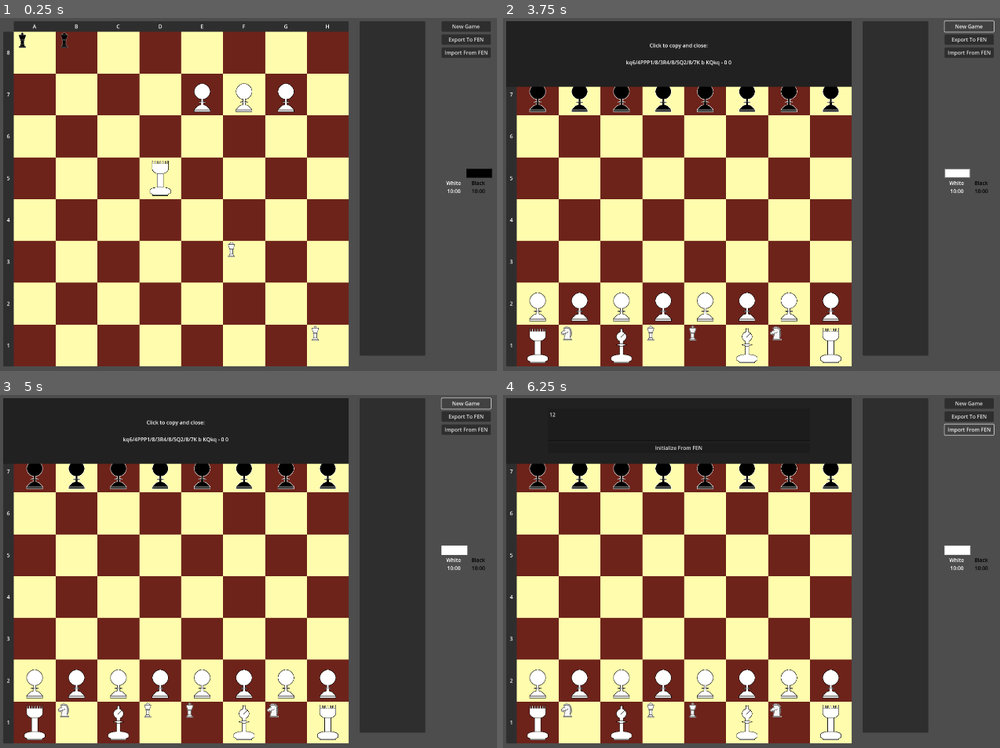
Above: before the commit, frames 1-4 (two rows, left to right).
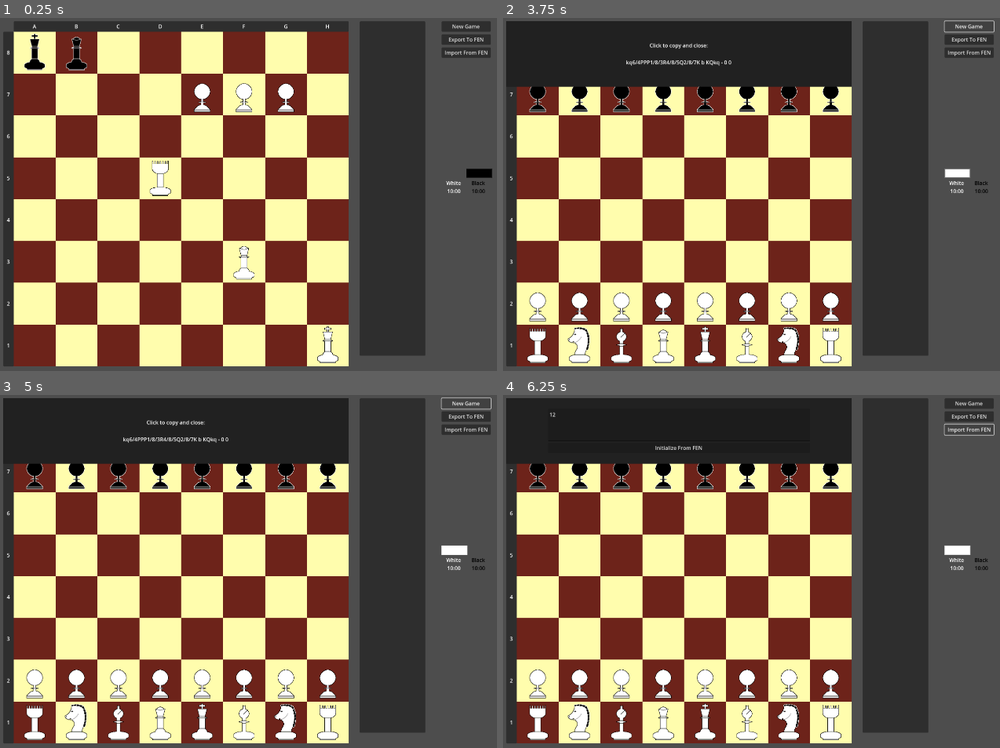
Above: after the commit, the same moments.

Repository: jsmrcina/gchess
Game: Godot game, scene res://scenes/main.tscn
Two runs of this game, one before a commit and one after it. Both use one fixed random seed, a clock stepped at 60 frames per second and the inputs below.
Inputs (mouse positions are in pixels of both pictures, inside the frame that each line leads up to):
- Up to frame 1 (0.25 s): no input
- Up to frame 2 (3.75 s): click "Export To FEN" at 0.5 s; click "Import From FEN" at 1.25 s; click (676, 49) at 2.02 s; type "12" at 2.1 s; click "Initialize From FEN" at 2.75 s; click "New Game" at 3.5 s
- Up to frame 3 (5 s): click "New Game" at 4.25 s
- Up to frame 4 (6.25 s): click "Export To FEN" at 5 s; click "Import From FEN" at 5.75 s

The runs differ from the first frame. In frame 1, 1.0% of the frame differs, in the area x 3-69%, y 4-98%; in frame 2, 1.3%, in the area x 11-60%, y 87-98%; in frame 3, 1.3%; in frame 4, 1.3%.

Commit message:
Add moving piece animations, a few new graphics, clean up tile markers a bit

Diff:
--- a/entities/tile_marker.gd
+++ b/entities/tile_marker.gd
@@ -6,7 +6,7 @@
 	color = c
 
 func _draw():
-	draw_rect(Rect2(0, 0, Constants.TILE_WIDTH, Constants.TILE_WIDTH), color, true, 0)
+	draw_rect(Rect2(10, 10, Constants.TILE_WIDTH - 20, Constants.TILE_WIDTH - 20), color, true, 0)
 
 # Called when the node enters the scene tree for the first time.
 func _ready():
--- a/scenes/main.tscn
+++ b/scenes/main.tscn
@@ -1,7 +1,7 @@
 [gd_scene load_steps=12 format=3 uid="uid://cbmvjf3ejtrbg"]
 
 [ext_resource type="Script" path="res://systems/MainGame.gd" id="1_r2qtu"]
-[ext_resource type="Script" path="res://scenes/Tiles.gd" id="1_whl31"]
+[ext_resource type="Script" path="res://entities/Tiles.gd" id="2_3fqaa"]
 [ext_resource type="Script" path="res://systems/PieceManager.gd" id="3_bjd1x"]
 [ext_resource type="PackedScene" uid="uid://bknyt3jr1wtsx" path="res://entities/tile_marker.tscn" id="4_uer28"]
 [ext_resource type="PackedScene" uid="uid://dbijbncklxsnb" path="res://entities/turn_marker.tscn" id="4_xjrox"]
@@ -276,7 +276,7 @@
 
 [node name="Tiles" type="Node2D" parent="Board"]
 position = Vector2(32, 32)
-script = ExtResource("1_whl31")
+script = ExtResource("2_3fqaa")
 
 [node name="Markers" type="Node2D" parent="Board/Tiles"]
 z_index = 1
--- a/systems/Board.gd
+++ b/systems/Board.gd
@@ -25,7 +25,6 @@
 			if piece != null:
 				var piece_copy = Piece.instantiate()
 				piece_copy.copy(piece)
-				print("copy: " + str(piece) + " " + str(piece.get_instance_id()))
 				set_coord(coord, piece_copy)
 
 	# Copy other attributes
--- a/systems/MainGame.gd
+++ b/systems/MainGame.gd
@@ -7,8 +7,7 @@
 var Piece = preload("res://entities/piece.tscn")
 var TileMarker = preload("res://entities/tile_marker.tscn")
 
-var board_enabled : bool = true
-var hide_overlay : bool = false
+var game_state : Globals.GameState = Globals.GameState.PLAYING
 var board : Board
 var markers : Array = []
 var half_moves : int = 0
@@ -53,9 +52,8 @@
 	if Input.is_action_just_pressed("click"):
 
 		# To avoid spurious clicks being processed, make this a 3-state transition
-		if hide_overlay:
-			board_enabled = true
-			hide_overlay = false
+		if game_state == Globals.GameState.UICLOSING:
+			game_state = Globals.GameState.PLAYING
 			return
 
 		var position = get_viewport().get_mouse_position()
@@ -68,10 +66,10 @@
 		if bounding_rectangle.has_point(position):
 			handle_click(bounding_rectangle, position)
 
-	if board_enabled:
+	if game_state == Globals.GameState.PLAYING:
 		var ran_out_of_time = update_clock(board.get_player_turn(), false)
 		if ran_out_of_time:
-			board_enabled = false
+			game_state == Globals.GameState.GAMEOVER
 			# If we run out of time, the other player wins
 			add_score_to_move_list(Globals.get_opposite_color(board.get_player_turn()))
 			$UI/Clock/WhiteTurnMarker.visible = false
@@ -92,7 +90,7 @@
 	$UI/Clock/WhiteTurnMarker.visible = true
 	$UI/Clock/BlackTurnMarker.visible = false
 	$Board/Control/GameOverContainer.visible = false
-	board_enabled = true
+	game_state = Globals.GameState.PLAYING
 
 #func get_turn():
 #	return player_turn
@@ -142,7 +140,7 @@
 
 func flip_turn():
 	if board.is_checkmate(move_generator):
-		board_enabled = false
+		game_state = Globals.GameState.GAMEOVER
 		add_checkmate_to_move_list()
 		add_score_to_move_list(true)
 		$Board/Control/GameOver.visible = true
@@ -201,6 +199,11 @@
 
 			markers[valid_move.get_row()][valid_move.get_col()].set_color(color)
 			markers[valid_move.get_row()][valid_move.get_col()].visible = true
+
+	if board.get_in_check()[board.get_player_turn()]:
+		var king_info = board.get_king_by_color(board.get_player_turn())
+		markers[king_info[0].get_row()][king_info[0].get_col()].set_color(Color.CRIMSON)
+		markers[king_info[0].get_row()][king_info[0].get_col()].visible = true
 
 # Note: Does not do en passant, move disambiguation, or promotion
 # Reference: https://en.wikipedia.org/wiki/Algebraic_notation_(chess)
@@ -230,7 +233,7 @@
 
 func handle_click(boundingRectangle, pos):
 
-	if not board_enabled:
+	if game_state != Globals.GameState.PLAYING:
 		return false
 
 	var markers_moves = null
@@ -264,8 +267,7 @@
 						if move_type == MoveGenerator.MoveType.ATTACK:
 							# Take the piece
 							board.take_piece(new_selected_coord)
-							board.set_coord(selected_tile, null)
-							board.set_coord(new_selected_coord, selected_piece)
+							animate_piece_move(selected_tile, new_selected_coord, selected_piece)
 							var placed_in_check = board.update_incheck(move_generator)
 							board.update_castling_permission(selected_piece)
 							add_move_to_move_list(selected_piece, selected_tile, new_selected_coord, true, placed_in_check, Globals.CastlingSide.NONE)
@@ -278,8 +280,7 @@
 						elif move_type == MoveGenerator.MoveType.NORMAL_OR_ATTACK and Globals.get_opposite_color(
 								selected_piece.get_color()) == valid_move_destination_piece.get_color():
 							board.take_piece(new_selected_coord)
-							board.set_coord(selected_tile, null)
-							board.set_coord(new_selected_coord, selected_piece)
+							animate_piece_move(selected_tile, new_selected_coord, selected_piece)
 							var placed_in_check = board.update_incheck(move_generator)
 							board.update_castling_permission(selected_piece)
 							add_move_to_move_list(selected_piece, selected_tile, new_selected_coord, true, placed_in_check, Globals.CastlingSide.NONE)
@@ -292,8 +293,7 @@
 						else:
 							assert("Found a non-attack move onto a valid piece")
 					elif move_type == MoveGenerator.MoveType.NORMAL or move_type == MoveGenerator.MoveType.NORMAL_OR_ATTACK:
-						board.set_coord(selected_tile, null)
-						board.set_coord(new_selected_coord, selected_piece)
+						animate_piece_move(selected_tile, new_selected_coord, selected_piece)
 
 						if selected_piece.get_type() == Globals.PieceType.PAWN:
 							reset_half_moves()
@@ -307,23 +307,20 @@
 						flip_turn()
 						found_dest = true
 					elif move_type == MoveGenerator.MoveType.CASTLE:
-						board.set_coord(selected_tile, null)
-						board.set_coord(new_selected_coord, selected_piece)
+						animate_piece_move(selected_tile, new_selected_coord, selected_piece)
 
 						var type = Globals.CastlingSide.NONE
 						if new_selected_coord.get_file() == 'B':
 							var rook_coord = Coord.new(selected_tile.get_rank(), 'A')
 							var rook_destination = Coord.new(selected_tile.get_rank(), 'C')
 							var rook_piece = board.get_coord(rook_coord)
-							board.set_coord(rook_coord, null)
-							board.set_coord(rook_destination, rook_piece)
+							animate_piece_move(rook_coord, rook_destination, rook_piece)
 							type = Globals.CastlingSide.QUEEN
 						else:
 							var rook_coord = Coord.new(selected_tile.get_rank(), 'H')
 							var rook_destination = Coord.new(selected_tile.get_rank(), 'F')
 							var rook_piece = board.get_coord(rook_coord)
-							board.set_coord(rook_coord, null)
-							board.set_coord(rook_destination, rook_piece)
+							animate_piece_move(rook_coord, rook_destination, rook_piece)
 							type = Globals.CastlingSide.KING
 
 						board.update_castling_permission(selected_piece)
@@ -438,6 +435,27 @@
 	place_piece_visuals()
 	start_game()
 
+func animate_piece_move(source_tile, destination_tile, piece):
+	game_state = Globals.GameState.ANIMATING
+	var i = 0.0
+	while i < 1.0:
+		var sourceX = (source_tile.get_col() * Constants.TILE_WIDTH) + Constants.PIECE_OFFSET
+		var sourceY = (source_tile.get_row() * Constants.TILE_HEIGHT) + Constants.PIECE_OFFSET
+
+		var destX = (destination_tile.get_col() * Constants.TILE_WIDTH) + Constants.PIECE_OFFSET
+		var destY = (destination_tile.get_row() * Constants.TILE_HEIGHT) + Constants.PIECE_OFFSET
+
+
+		piece.position = lerp(Vector2(sourceX, sourceY), Vector2(destX, destY), i)
+		print("X")
+		await get_tree().create_timer(0.001).timeout
+		i = i + 0.03
+
+	board.set_coord(source_tile, null)
+	board.set_coord(destination_tile, piece)
+	game_state = Globals.GameState.PLAYING
+
+
 func _on_new_game_button_pressed():
 	reset_pieces()
 	start_game()
@@ -445,21 +463,21 @@
 func _on_export_to_fen_pressed_button():
 	$Board/Control/FENCopyContainer.visible = true
 	$Board/Control/FENCopyContainer/FENCopy.text = "Click to copy and close:\n\n" + board.export_to_fen()
-	board_enabled = false
+	game_state = Globals.GameState.UIFOCUS
 
 func _on_import_from_fen_pressed_button():
 	$Board/Control/FENEditContainer.visible = true
-	board_enabled = false
+	game_state = Globals.GameState.UIFOCUS
 
 func _on_do_import_pressed():
 	$Board/Control/FENEditContainer.visible = false
 	# TODO: Do Validation
 	initialize_from_fen($Board/Control/FENEditContainer/VBoxContainer/FENEdit.text)
-	hide_overlay = true
+	game_state = Globals.GameState.UICLOSING
 
 func _on_fen_copy_gui_input(event):
 	if event is InputEventMouseButton and event.button_index == MOUSE_BUTTON_LEFT and event.pressed:
 		var line = $Board/Control/FENCopyContainer/FENCopy.text.split("\n")
 		DisplayServer.clipboard_set(line[2])
 		$Board/Control/FENCopyContainer.visible = false
-		hide_overlay = true
+		game_state = Globals.GameState.UICLOSING
--- a/systems/MoveGenerator.gd
+++ b/systems/MoveGenerator.gd
@@ -52,8 +52,8 @@
 
 	return false
 
-func addNormalOrAttackMoveIfNotAttacked(board : Board, new_move : Coord, possible_moves : Array, attacked_locations : Array):
-	if not new_move.is_on_board():
+func addNormalOrAttackMoveIfNotAttacked(board : Board, source_tile : Coord, dest_tile : Coord, possible_moves : Array, attacked_locations : Array):
+	if not dest_tile.is_on_board():
 		return
 
 	var is_attacked = false
@@ -62,13 +62,13 @@
 		var piece_at_source = attack[1]
 		var move_type = attack[2]
 		var destination_coord = attack[3]
-		if new_move.equal(destination_coord):
+		if dest_tile.equal(destination_coord):
 			is_attacked = true
 			break
 
 	if not is_attacked:
-		if board.get_coord(new_move) == null or board.get_coord(new_move).get_color() == Globals.get_opposite_color(board.get_player_turn()):
-			possible_moves.append([MoveType.NORMAL_OR_ATTACK, new_move])
+		if board.get_coord(dest_tile) == null or board.get_coord(dest_tile).get_color() == Globals.get_opposite_color(board.get_player_turn()):
+			possible_moves.append([MoveType.NORMAL_OR_ATTACK, dest_tile])
 
 func addNormalOrAttackMove(board : Board, new_move : Coord, possible_moves : Array):
 	if not new_move.is_on_board():
@@ -157,9 +157,10 @@
 	if piece.get_color() == board.get_player_turn():
 		attacked_locations = determineAllAttackedSquares(board, Globals.get_opposite_color(color))
 
+	# TODO: Bug, if the direction you move WILL BE in check, then it's not a valid move (currently it's considered valid)
 	for d in Direction:
 		var d_as_int = Direction[d]
-		addNormalOrAttackMoveIfNotAttacked(board, location.get_in_direction(d_as_int), possible_moves, attacked_locations)
+		addNormalOrAttackMoveIfNotAttacked(board, location, location.get_in_direction(d_as_int), possible_moves, attacked_locations)
 
 	# If we can castle, show that as an option
 	var rank = 1
@@ -181,8 +182,6 @@
 			var checkCoords = [rookCoord, knightCoord, bishopCoord, kingCoord]
 			if not anyAttacked(attacked_locations, checkCoords):
 				addCastlingMove(board, color, Globals.CastlingSide.KING, possible_moves)
-			else:
-				print("Cannot castle king-side, something is under attack")
 
 	if castling_permission[color][Globals.CastlingSide.QUEEN]:
 		var bishopExists = (board.get_coord(bishopCoord) != null)
@@ -192,8 +191,6 @@
 			var checkCoords = [rookCoord, knightCoord, bishopCoord, kingCoord, queenCoord]
 			if not anyAttacked(attacked_locations, checkCoords):
 				addCastlingMove(board, color, Globals.CastlingSide.QUEEN, possible_moves)
-			else:
-				print("Cannot castle queen-side, something is under attack")
 
 func determinePossibleQueenMoves(piece : Piece, location : Coord, board : Board, include_all_attacks : bool, possible_moves : Array):
 	for d in Direction:
--- a/systems/globals.gd
+++ b/systems/globals.gd
@@ -19,6 +19,15 @@
 	RANK_DOWN_FILE_DOWN = 5,
 	RANK_UP_FILE_DOWN = 6,
 	RANK_DOWN_FILE_UP = 7
+}
+
+enum GameState {
+	IDLE = 0,
+	PLAYING = 1,
+	UIFOCUS = 2,
+	UICLOSING = 3,
+	ANIMATING = 4,
+	GAMEOVER = 5
 }
 
 static var WHITE_COLOR = Color("#ffffff")
Renamed: scenes/Tiles.gd -> entities/Tiles.gd
Binary file changed: sprites/kb.png
Binary file changed: sprites/kw.png
Binary file changed: sprites/nb.png
Binary file changed: sprites/nw.png
Binary file changed: sprites/qb.png
Binary file changed: sprites/qw.png
